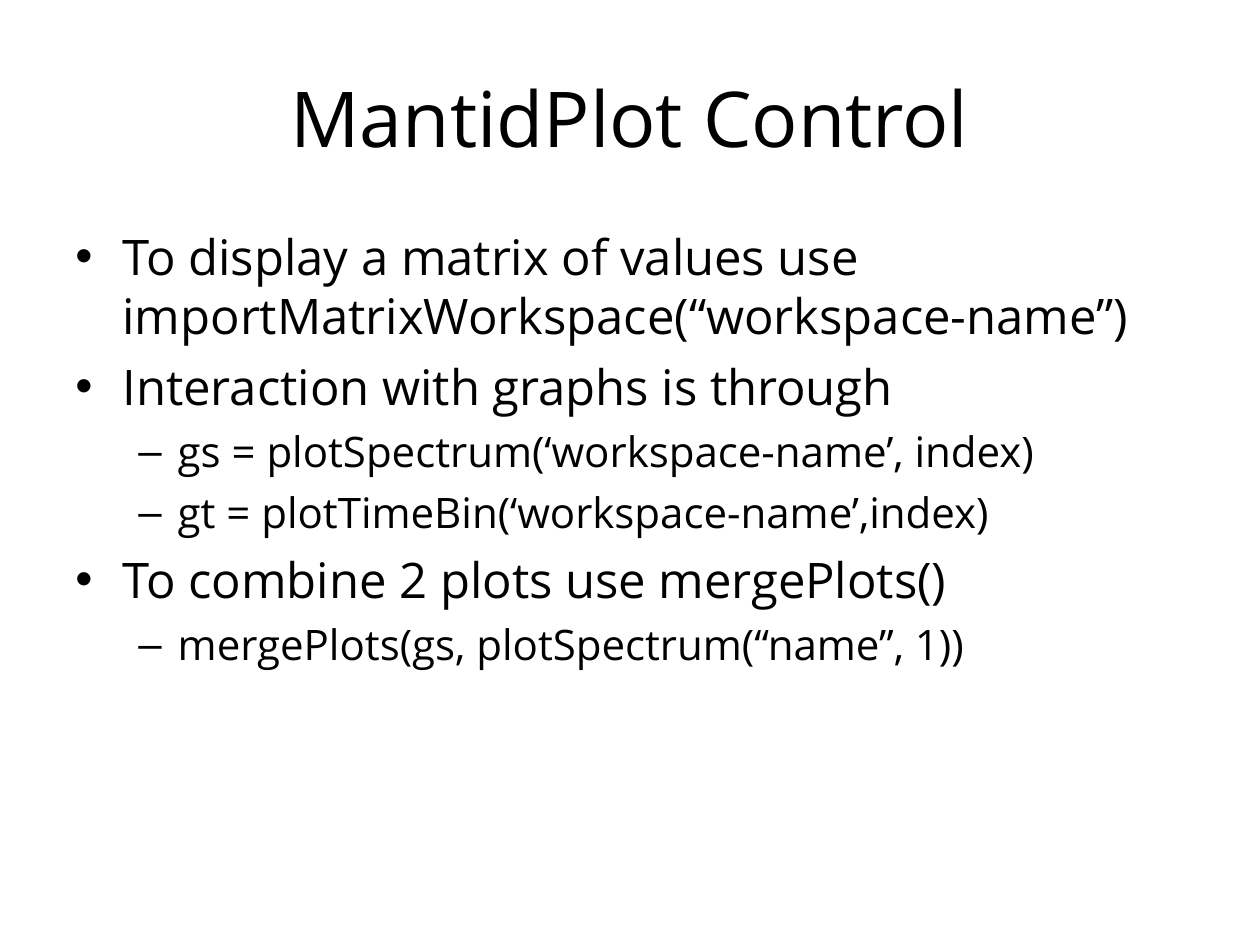
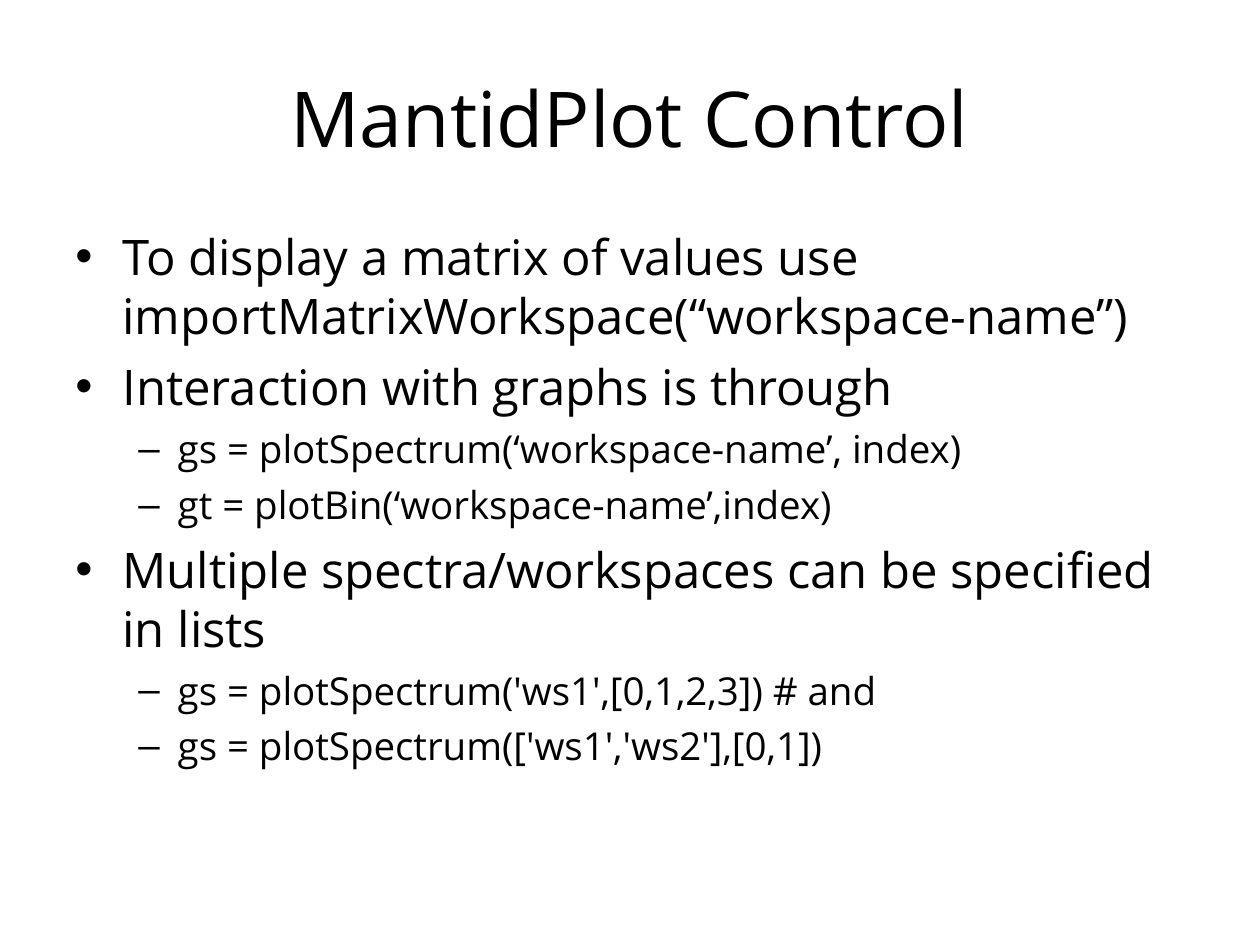
Before and after one commit to mantidproject/documents, a slide deck: slide 20 of Presentations/Python training course/Python in Mantid.ppt. Drawn at 1260x945 pixels with LibreOffice and Linux fonts; fonts in the diff are those of the drawing; background and template pictures are left out. Boxes give left, top, right and bottom in pixels: in the first picture for what was removed or moved away, otherwise in the second. Text is boxed around its words. In the diff, an @@ line names an element or a change of style, - is before the commit and + after.

```diff
--- a/Presentations/Python training course/Python in Mantid.ppt
+++ b/Presentations/Python training course/Python in Mantid.ppt
@@ text at (178, 433, 961, 473): size 24 to 22 pt in "gs = plotSpectrum(‘workspace-name’, index)" @@
@@ text at (123, 489, 1154, 770): text changed; size 24 to 22 pt @@
-  – gt = plotTimeBin(‘workspace-name’,index)
-• To combine 2 plots use mergePlots()
-  – mergePlots(gs, plotSpectrum(“name”, 1))
+  – gt = plotBin(‘workspace-name’,index)
+• Multiple spectra/workspaces can be specified in lists
+  – gs = plotSpectrum('ws1',[0,1,2,3]) # and
+  – gs = plotSpectrum(['ws1','ws2'],[0,1])
```
Also in this commit, not shown: 10 other slides changed, 4 slides added, 3 other files.
